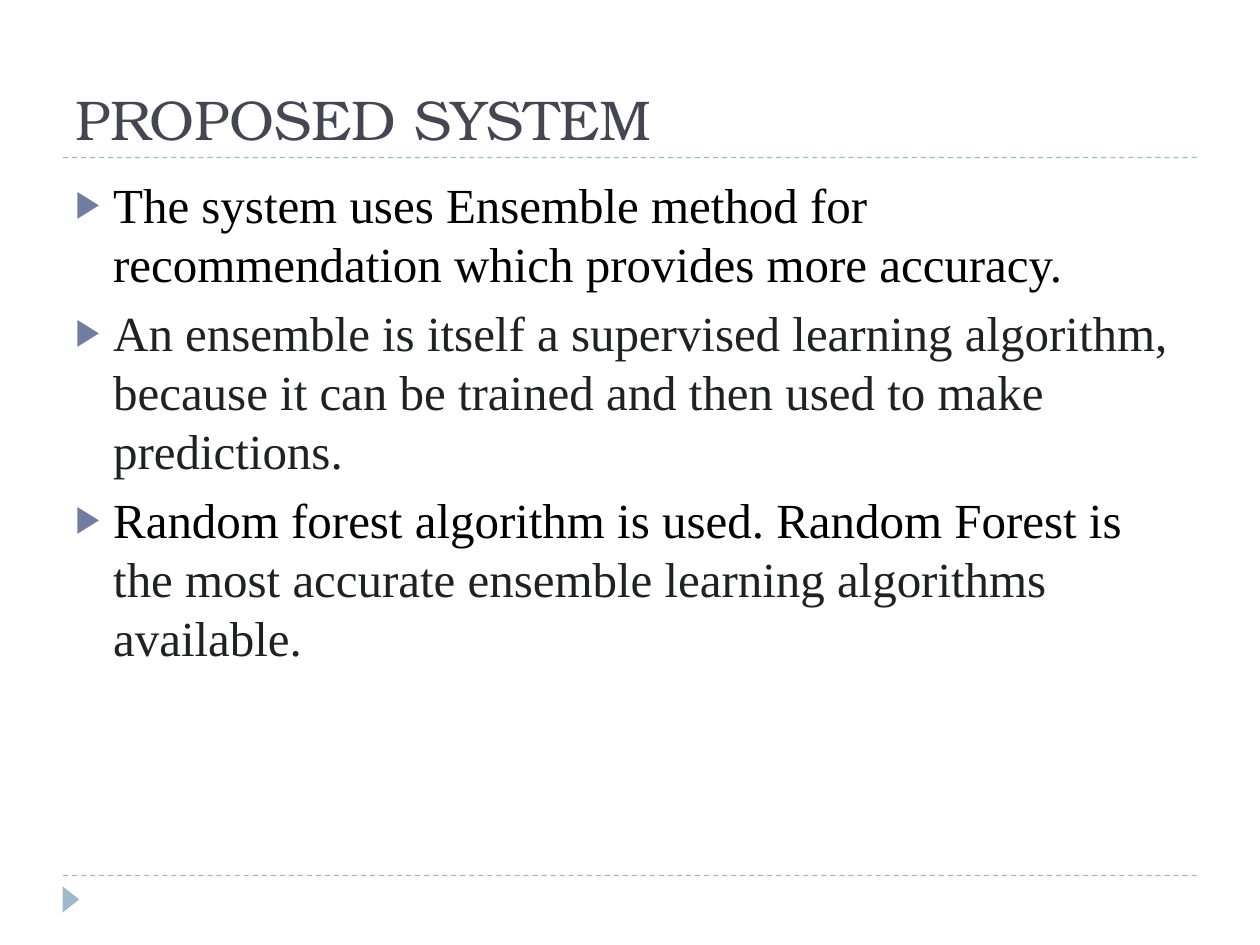
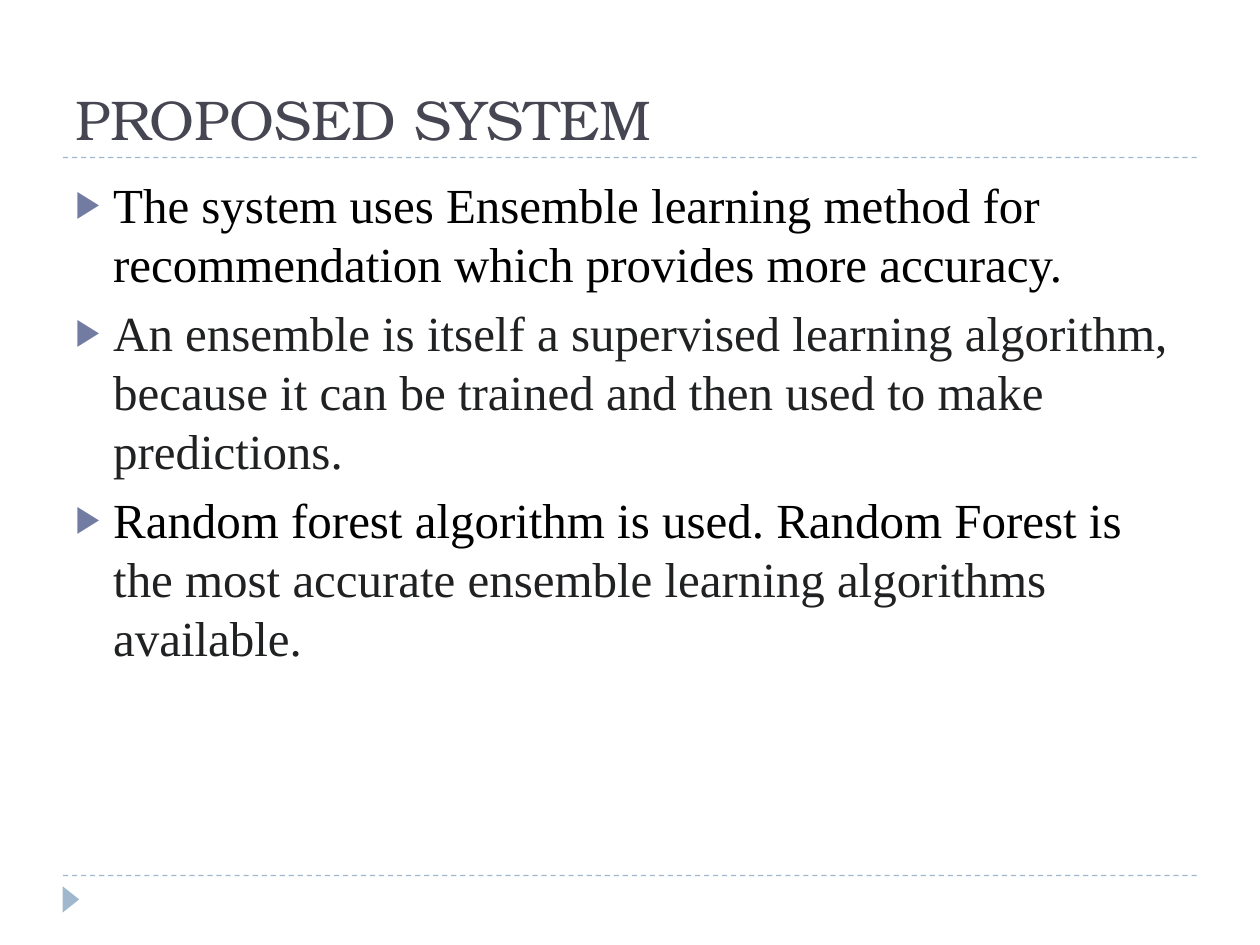
Before and after one commit to anjanaajikumar/mainproject, a slide deck: slide 5 of ppt/59_review.pptx. Drawn at 1260x945 pixels with LibreOffice and Linux fonts; fonts in the diff are those of the drawing. Boxes give left, top, right and bottom in pixels: in the first picture for what was removed or moved away, otherwise in the second. Text is boxed around its words. In the diff, an @@ line names an element or a change of style, - is before the commit and + after.

```diff
--- a/ppt/59_review.pptx
+++ b/ppt/59_review.pptx
@@ text at bbox=[113, 188, 1062, 291]: text changed @@
-▶ The system uses Ensemble method for recommendation which provides more accuracy.
+▶ The system uses Ensemble learning method for recommendation which provides more accuracy.
```
Also in this commit, not shown: 2 other slides changed.
